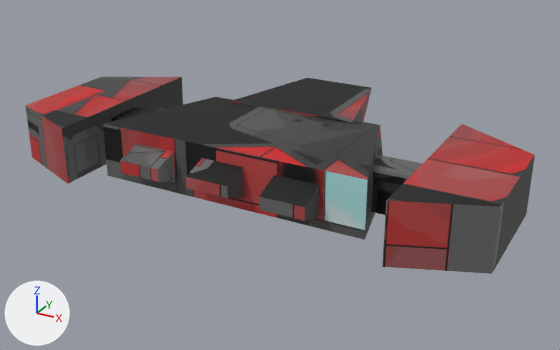
The Blender file Assets/BlenderSourceFiles/Cube_d5.blend as it was, and as the next commit left it.
One viewpoint serves both versions: a camera (50 mm lens) standing at (6.52, -11.41, 5.31) and looking at (0.07, 0.31, -0.55). Arrows for +X, +Y and +Z are at lower left; the lights stay in place.

In view in the first picture: 'Fast_Sub'.
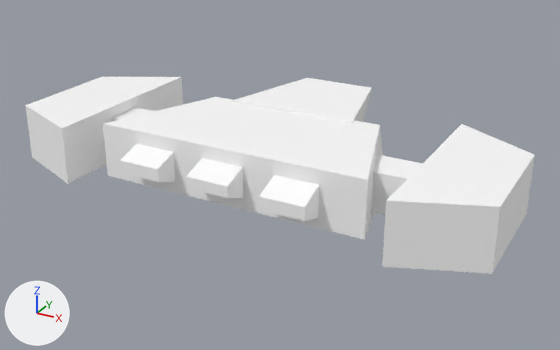
Boxes (x1, y1, x2, y2) around the edits, measured in the pictures (560 x 350 px):
'Fast_Sub', surface changed
    both: (25, 77, 535, 274)

The change, as a list of edits to the scene's bpy script:
```text
Change mat_fast_sub_texture:
    where n0 = _N.new('ShaderNodeBsdfPrincipled'); n0.name = 'Principled BSDF'
    add n0.inputs[0].default_value = (1.0, 1.0, 1.0, 1.0)  # 'Base Color', white #ffffff
    remove n2 = _N.new('ShaderNodeTexImage'); n2.name = 'Image Texture'
    remove n2.image = img_diffusecolor_texture_007
    remove n3 = _N.new('ShaderNodeTexImage'); n3.name = 'Image Texture.001'
    remove n3.image = img_diffusecolor_texture_008
    remove _L.new(n2.outputs[0], n0.inputs[0])  # 'Color' to 'Base Color'
    remove _L.new(n3.outputs[1], n0.inputs[4])  # 'Alpha' to 'Alpha'
```
